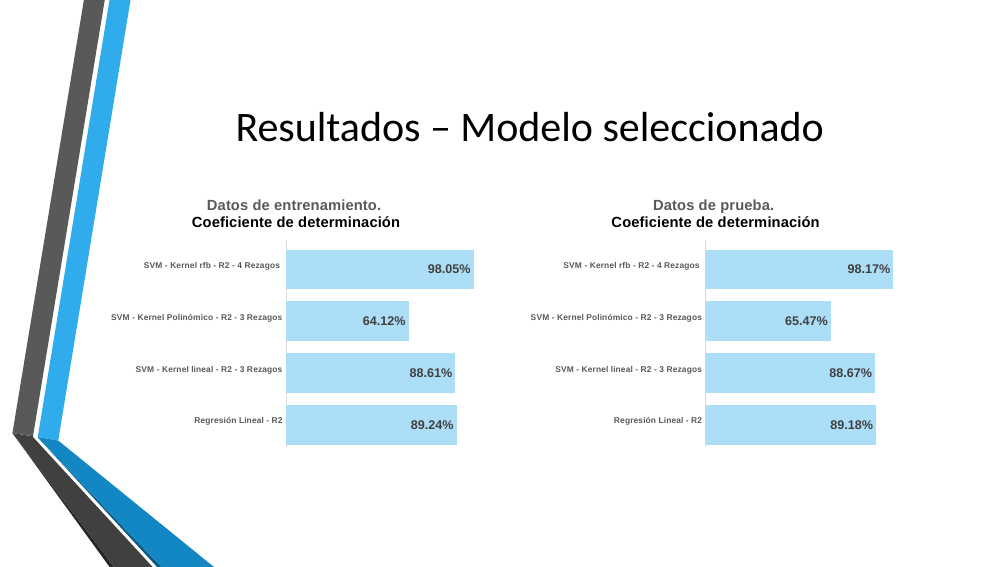
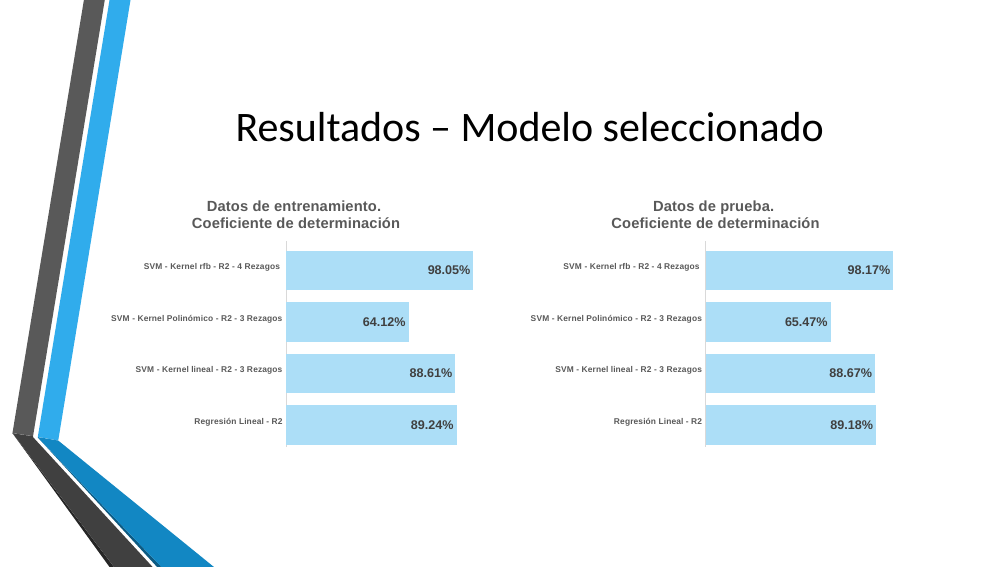
Before and after one commit to SergioDevAlcalde/tfmTelefonica, a slide deck: slide 10 of criptomonedas/presentacionFinalGrupo5.pptx. Drawn at 1008x567 pixels with LibreOffice and Linux fonts; fonts in the diff are those of the drawing; background and template pictures are left out. Boxes give left, top, right and bottom in pixels: in the first picture for what was removed or moved away, otherwise in the second. Text is boxed around its words. In the diff, an @@ line names an element or a change of style, - is before the commit and + after.

```diff
--- a/criptomonedas/presentacionFinalGrupo5.pptx
+++ b/criptomonedas/presentacionFinalGrupo5.pptx
@@ bar chart at <box>104,185,485,452</box> @@
@@ title "Datos de entrenamiento.  Coeficiente de determinación " to "Datos de entrenamiento.  Coeficiente de determinación" @@
@@ category axis changed @@
@@ bar chart at <box>523,185,904,452</box> @@
@@ title "Datos de prueba.  Coeficiente de determinación " to "Datos de prueba.  Coeficiente de determinación" @@
@@ category axis changed @@
```
Also in this commit, not shown: 4 other slides changed.
